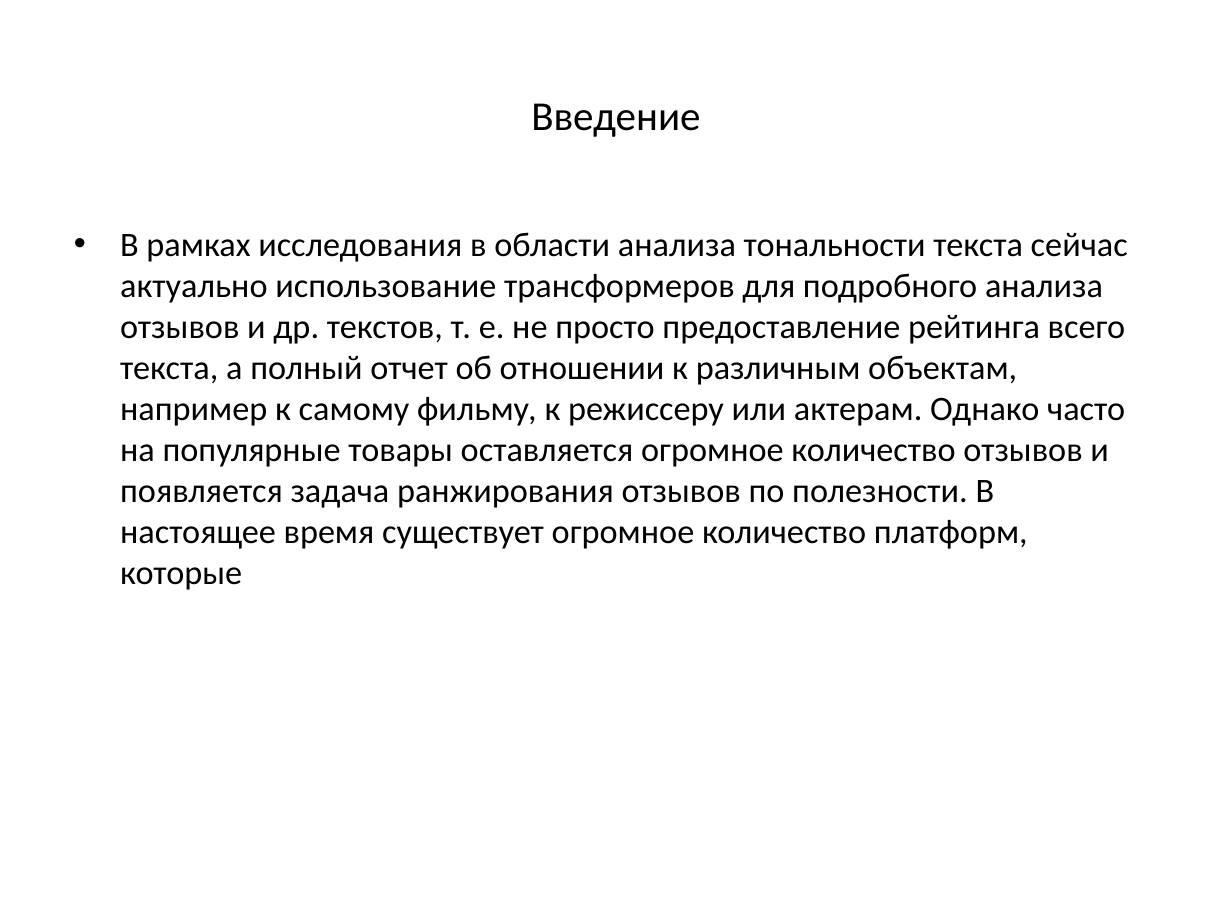
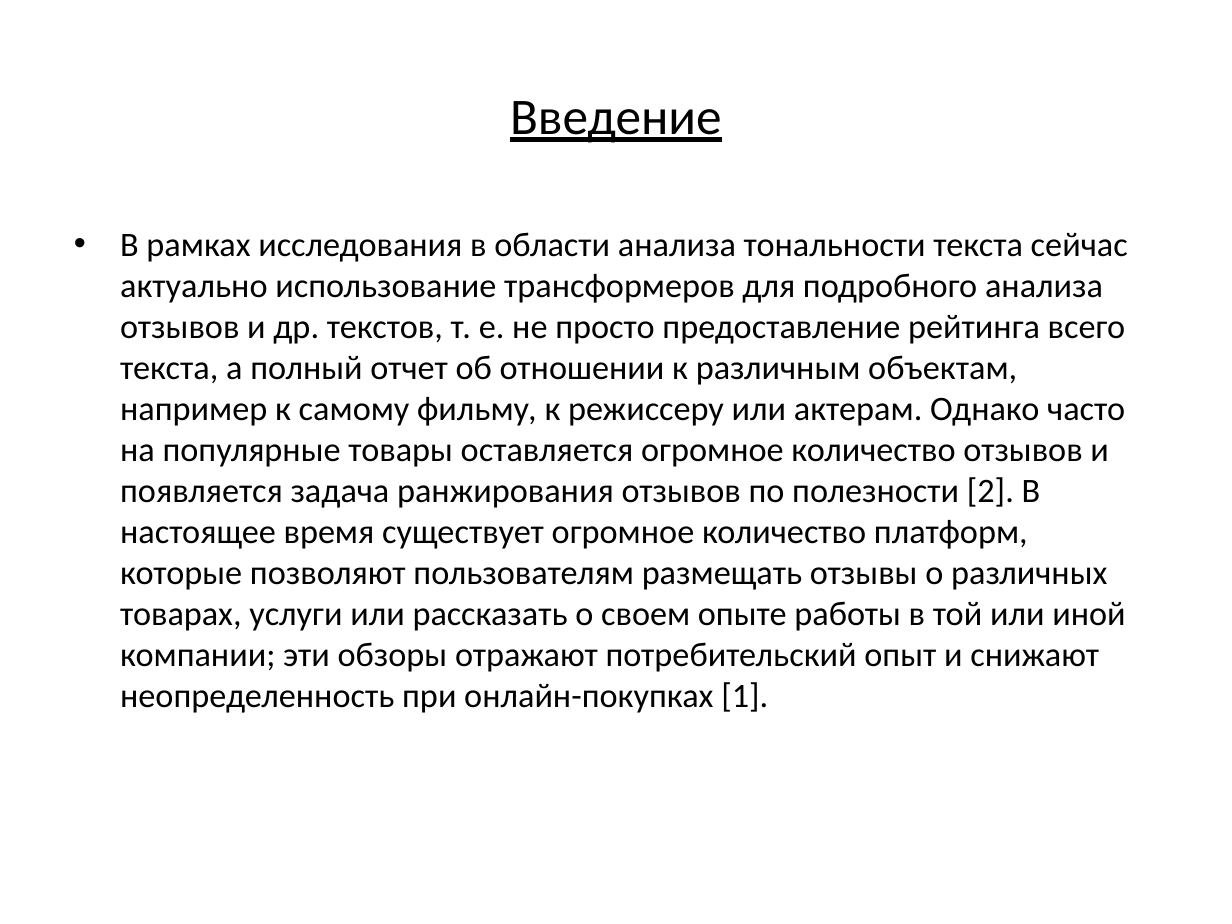
Before and after one commit to compfee/Easyntation, a slide deck: slide 2 of src/Example PPT.pptx. Drawn at 1232x924 pixels with LibreOffice and Linux fonts; fonts in the diff are those of the drawing. Boxes give left, top, right and bottom in pixels: in the first picture for what was removed or moved away, otherwise in the second. Text is boxed around its words. In the diff, an @@ line names an element or a change of style, - is before the commit and + after.

```diff
--- a/src/Example PPT.pptx
+++ b/src/Example PPT.pptx
@@ title "Введение" at (510, 101, 722, 143): size 24 to 30 pt, underline on @@
@@ text at (120, 232, 1128, 713): text changed @@
-• В рамках исследования в области анализа тональности текста сейчас актуально использование трансформеров для подробного анализа отзывов и др. текстов, т. е. не просто предоставление рейтинга всего текста, а полный отчет об отношении к различным объектам, например к самому фильму, к режиссеру или актерам. Однако часто на популярные товары оставляется огромное количество отзывов и появляется задача ранжирования отзывов по полезности. В настоящее время существует огромное количество платформ, которые
+• В рамках исследования в области анализа тональности текста сейчас актуально использование трансформеров для подробного анализа отзывов и др. текстов, т. е. не просто предоставление рейтинга всего текста, а полный отчет об отношении к различным объектам, например к самому фильму, к режиссеру или актерам. Однако часто на популярные товары оставляется огромное количество отзывов и появляется задача ранжирования отзывов по полезности [2]. В настоящее время существует огромное количество платформ, которые позволяют пользователям размещать отзывы о различных товарах, услуги или рассказать о своем опыте работы в той или иной компании; эти обзоры отражают потребительский опыт и снижают неопределенность при онлайн-покупках [1].
```
Also in this commit, not shown: 2 other slides changed, 1 slide added, 1 slide removed, 4 other files.
